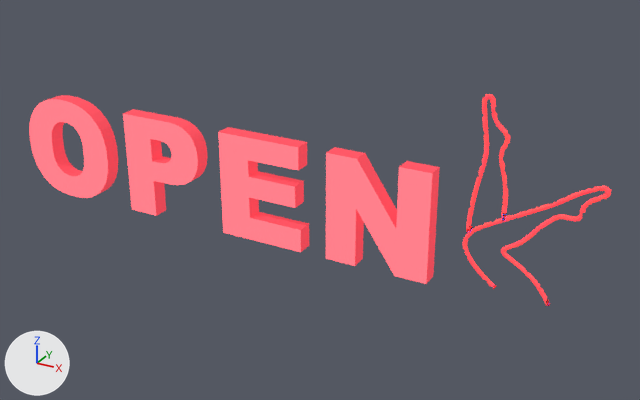
One commit to the glTF model FREEMODELS/curated/neon_club_open.glb: the scene before it, then after it.
Rendered twice from a camera (50 mm lens) standing at (2.03, -3.23, 1.89) and looking at (0.23, 0.04, 0.26). Every picture has the same lights, and +X, +Y and +Z are marked at lower left. The picture after the commit comes second. Where no turn or scale is listed for an object, it has been applied to the vertices. Vertices at exactly the same position are counted once.

In view in the first picture: 'club_open'.
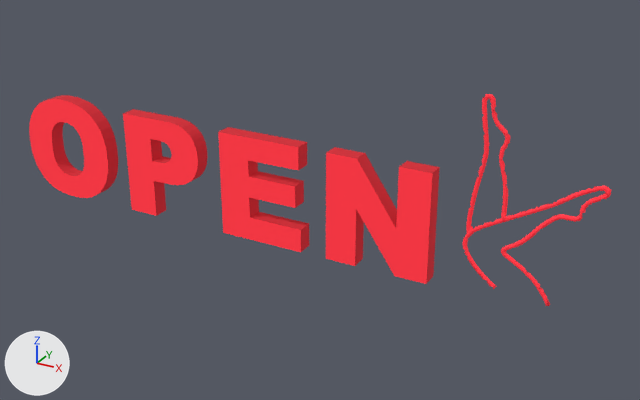
The change, as a diff of the scene's bpy script:
```diff
--- a/FREEMODELS/curated/neon_club_open.glb.py
+++ b/FREEMODELS/curated/neon_club_open.glb.py
@@ mat_neon_red @@
 mat_neon_red = principled_material('neon_red')
-mat_neon_red.base_color = (1.0, 0.13, 0.16)  # red #ff656f
+mat_neon_red.base_color = (1.0, 0.03, 0.05)  # red #ff303f
 mat_neon_red.roughness = 0.9
-mat_neon_red.emission_color = (1.0, 0.13, 0.16)  # red #ff656f
+mat_neon_red.emission_color = (0.3, 0.009, 0.015)  # red #951821
 mat_neon_red.emission_strength = 1.0
@@ mat_neon_red_side @@
 mat_neon_red_side = principled_material('neon_red_side')
-mat_neon_red_side.base_color = (0.55, 0.04, 0.06)  # red #c43845
+mat_neon_red_side.base_color = (0.5, 0.01, 0.02)  # red #bc1927
 mat_neon_red_side.roughness = 0.9
-mat_neon_red_side.emission_color = (0.55, 0.04, 0.06)  # red #c43845
+mat_neon_red_side.emission_color = (0.15, 0.003, 0.006)  # dark red #6c0a12
 mat_neon_red_side.emission_strength = 1.0
@@ me_club_open @@
 me_club_open.from_pydata(...)  # 1530 vertices, 3084 faces; spans x -1.5..1.5, y -0.04..0.04, z 0.0..0.88
 # used by ob_club_open; location = (0.0, 0.0, 0.0)
+# me_club_open part 1: 2580 faces spanning x 0.93..1.5, y 0.02..0.04, z 0.01..0.88 switch from mat_light to mat_neon_red (red #ff303f, glowing red #951821)
 me_club_open.materials.append(mat_neon_red_side)
```

Location of each change, [x1, y1, x2, y2] in pixels of the pictures (640 x 400 px):
'club_open', recoloured, surface changed (darker)
    both: [29, 94, 611, 306]
part 1 of me_club_open, recoloured
    both: [463, 94, 611, 306]
